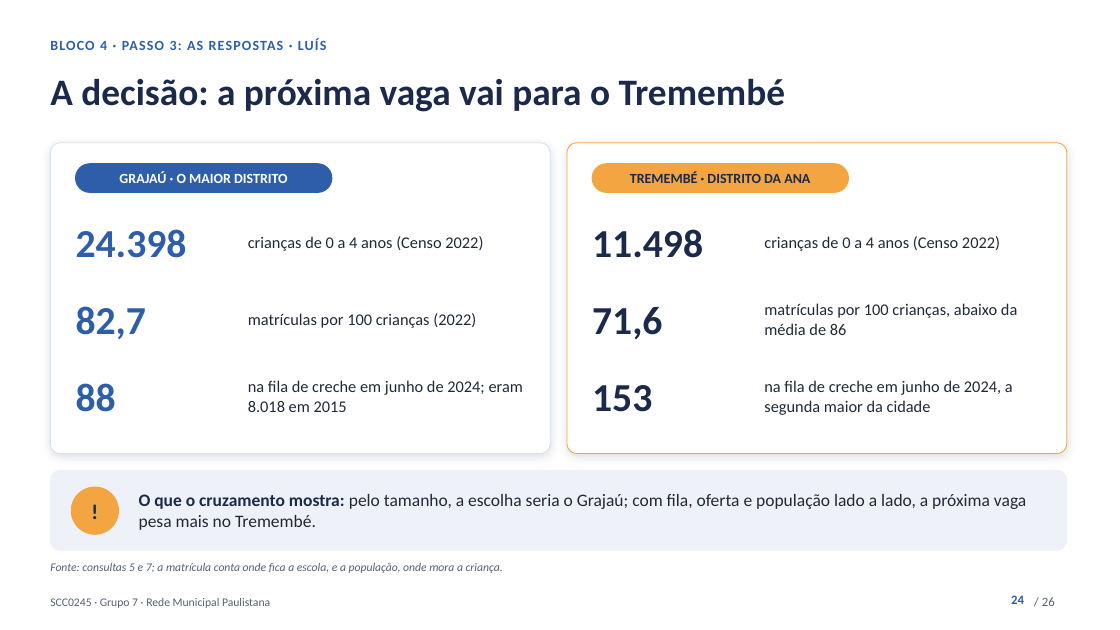
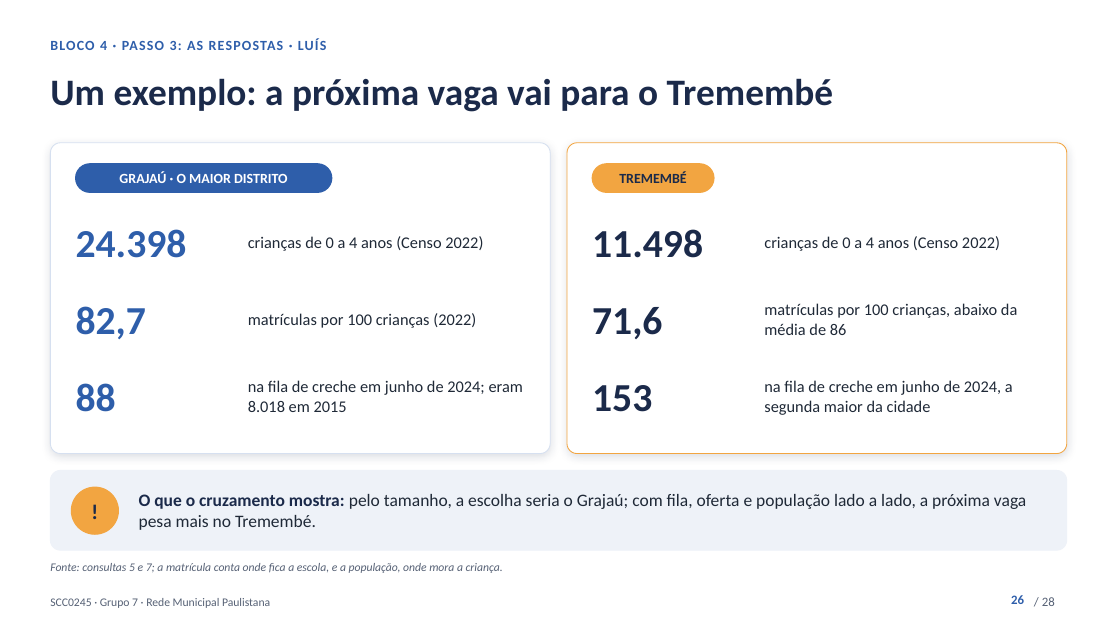
Before and after one commit to kevennlaranjeira/OLAP2026, a slide deck: slide 26 of docs/apresentacao/apresentacao-projeto1.pptx (slide 24 before the commit). Drawn at 1120x630 pixels with LibreOffice and Linux fonts; fonts in the diff are those of the drawing. Boxes give left, top, right and bottom in pixels: in the first picture for what was removed or moved away, otherwise in the second. Text is boxed around its words. In the diff, an @@ line names an element or a change of style, - is before the commit and + after.

```diff
--- a/docs/apresentacao/apresentacao-projeto1.pptx
+++ b/docs/apresentacao/apresentacao-projeto1.pptx
@@ text at [50, 78, 834, 112]: text changed @@
-A decisão: a próxima vaga vai para o Tremembé
+Um exemplo: a próxima vaga vai para o Tremembé
@@ rounded rectangle: place and size @@
-rounded rectangle at [592, 164, 849, 192]
+rounded rectangle at [592, 164, 714, 192]
@@ text at [619, 171, 687, 183]: text changed @@
-TREMEMBÉ · DISTRITO DA ANA
+TREMEMBÉ
@@ page number at [1011, 595, 1024, 604]: text changed @@
-24
+26
```
Also in this commit, not shown: 23 other slides changed, 3 slides added, 1 slide removed, 9 other files.
